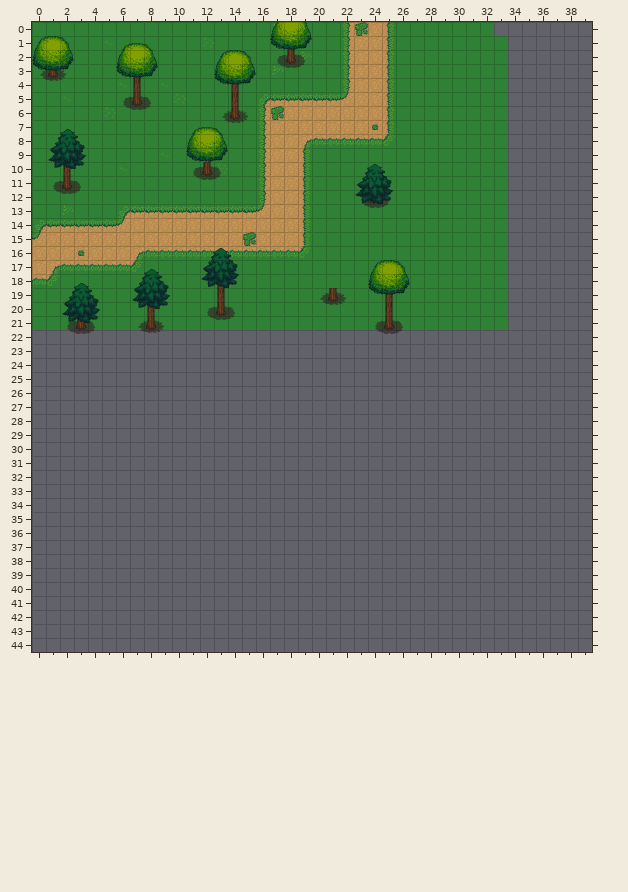
Tiled map: data/outdoor.tmx. That is the earlier state.
Cells are 32x32 px. Shown: x 0..39, y 0..44.
Once edited:
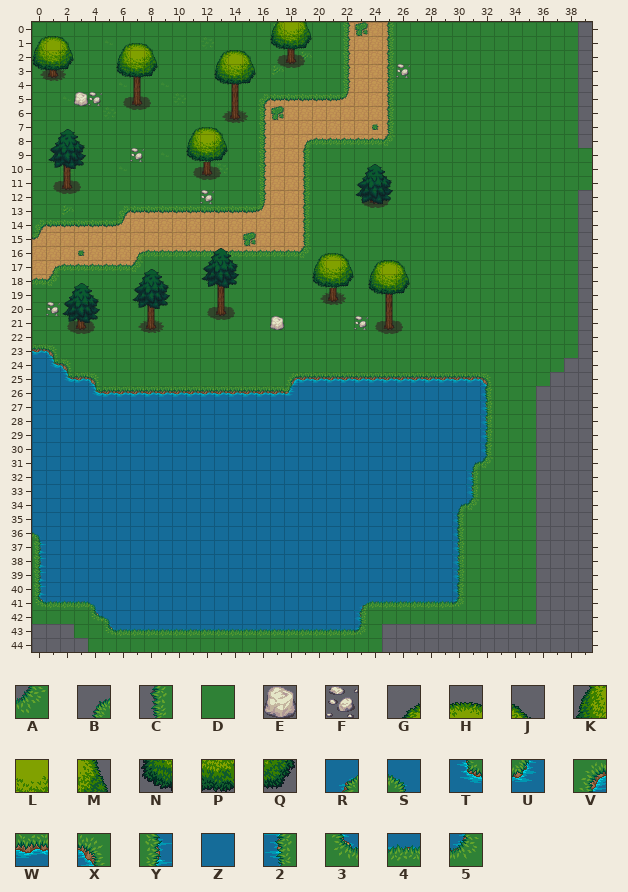
Key: from "grass": A 5, B 6, C 9, D 10; from "rock": E 0, F 1; from "treetop": G 3, H 4, J 5, K 9, L 10, M 11, N 15, P 16, Q 17; from "watergrass": R 1, S 2, T 4, U 5, V 6, W 7, X 8, Y 9, Z 10, 2 11, 3 12, 4 13, 5 14.
_ is an empty cell.
Changes in this commit:
Layer "dirt":
Tile 2 is added in row 26 at x 32; in row 30 at x 32; in rows 35 to 36 at x 30; in row 40 at x 30.
Tile 5 is added in row 31 at x 32; in row 34 at x 31.
Tile R is added in row 31 at x 31; in row 34 at x 30.
Tile Z is added in row 24 at x 0; in row 25 at x 0 to 1; in row 26 at x 0 to 3 and 19 to 31; in rows 27 to 30 at x 0 to 31; in rows 31 to 33 at x 0 to 30; in rows 34 to 35 at x 0 to 29.
Tile Z is added in rows 36 to 40 at x 1 to 29; in row 41 at x 5 to 22; in row 42 at x 6 to 22.
Layer "grass":
Tile 2 is added in rows 27 to 29 at x 32; in rows 32 to 33 at x 31; in rows 37 to 39 at x 30; in row 42 at x 23.
Tile 3 is added in row 41 at x 0; in row 42 at x 4; in row 43 at x 5.
Tile 4 is added in row 41 at x 1 to 3 and 24 to 29; in row 43 at x 6 to 22.
Tile 5 is added in row 41 at x 30; in row 43 at x 23.
Tile A is added in row 31 at x 32; in row 34 at x 31.
Tile B is added in row 31 at x 31; in row 34 at x 30.
Tile C is added in row 26 at x 32; in row 30 at x 32; in rows 35 to 36 at x 30; in row 40 at x 30.
Tile D is added in row 0 at x 33 to 38; in rows 1 to 8 at x 34 to 38; in rows 9 to 11 at x 34 to 39; in rows 12 to 21 at x 34 to 38; in row 22 at x 0 to 38; in row 23 at x 2 to 38.
Tile D is added in row 24 at x 3 to 37; in row 25 at x 5 to 17 and 33 to 36; in rows 26 to 31 at x 33 to 35; in rows 32 to 34 at x 32 to 35; in rows 35 to 41 at x 31 to 35; in row 42 at x 0 to 3 and 24 to 35.
Tile D is added in row 43 at x 3 to 4 and 24; in row 44 at x 4 to 24.
Tile R is added in row 41 at x 23.
Tile S is added in row 36 at x 0; in row 41 at x 4; in row 42 at x 5.
Tile T is added in row 24 at x 1; in row 25 at x 2; in row 26 at x 4.
Tile U is added in row 26 at x 18.
Tile V is added in row 25 at x 18.
Tile W is added in row 23 at x 0; in row 25 at x 3 and 19 to 31; in row 26 at x 5 to 17.
Tile X is added in row 23 at x 1; in row 24 at x 2; in row 25 at x 4 and 32.
Tile Y is added in rows 37 to 40 at x 0.
Layer "over":
Tile E is added in row 5 at x 3; in row 21 at x 17.
Tile F is added in row 3 at x 26; in row 5 at x 4; in row 9 at x 7; in row 12 at x 12; in row 20 at x 1; in row 21 at x 23.
Layer "tops":
Tile G is added in row 16 at x 20.
Tile H is added in row 16 at x 21.
Tile J is added in row 16 at x 22.
Tile K is added in row 17 at x 20.
Tile L is added in row 17 at x 21.
Tile M is added in row 17 at x 22.
Tile N is added in row 18 at x 20.
Tile P is added in row 18 at x 21.
Tile Q is added in row 18 at x 22.
Pixel boxes of the changes (left, top, right, bottom) in both pictures:
added: (32, 22, 592, 652)
